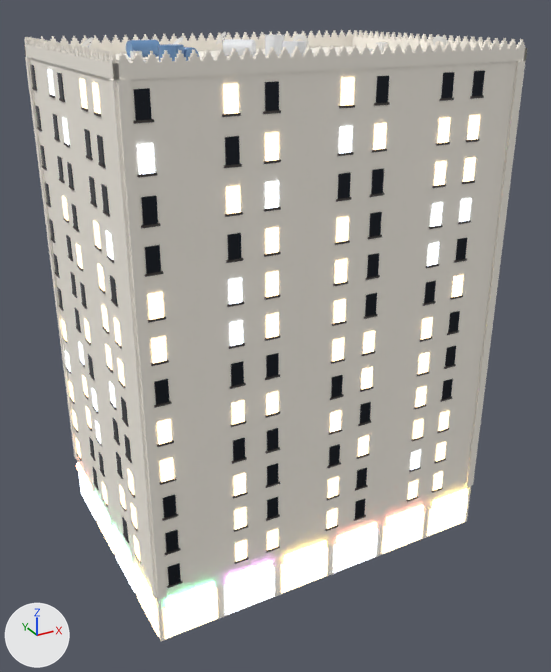
What one commit did to the FBX model assets/riyadh/SM_RiyadhBlock_05.fbx.
Before and after are seen from a 50 mm camera at (-34.1, -63.7, 52.9) aimed at (0.0, -1.6, 21.9). The axes (+X, +Y, +Z) are drawn at lower left. The lights are the same throughout. The first picture is the older version.

The first picture shows 'SM_RiyadhBlock_05'.
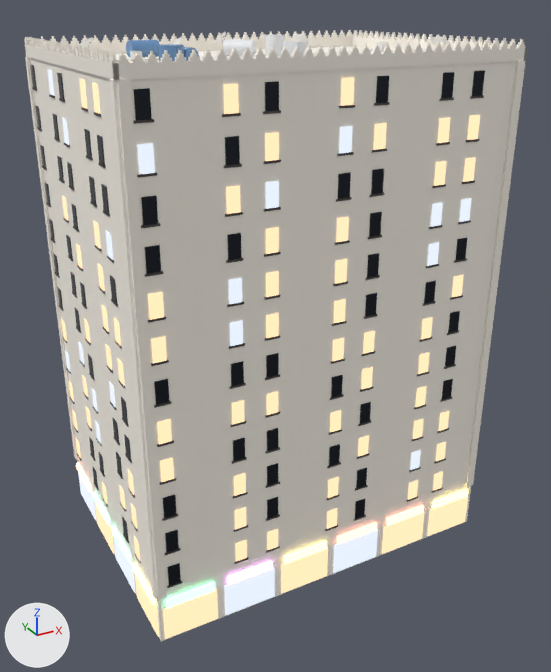
Where the change shows, as pixel boxes [x1, y1, x2, y2] in the pictures (551 x 672 px):
```json
{"object": "SM_RiyadhBlock_05", "change": "recoloured, surface changed", "before": [44, 65, 484, 641], "after": [44, 65, 484, 641]}
```

The change, as JSON lines over the scene's bpy script:
```json
{"op": "set", "path": "mat_m_win_litwarm.base_color", "old": "(0.9, 0.7, 0.45)", "new": "(0.25, 0.18, 0.12)", "note": "beige #f3dab3 -> brown #897661"}
{"op": "set", "path": "mat_m_win_litwarm.emission_strength", "old": "3.0", "new": "1.1"}
{"op": "set", "path": "mat_m_shopsign_2.emission_strength", "old": "8.0", "new": "4.0"}
{"op": "set", "path": "mat_m_win_litcool.emission_strength", "old": "2.5", "new": "0.9"}
{"op": "set", "path": "mat_m_shopsign_3.emission_strength", "old": "8.0", "new": "4.0"}
{"op": "set", "path": "mat_m_shopsign_1.emission_strength", "old": "8.0", "new": "4.0"}
```
